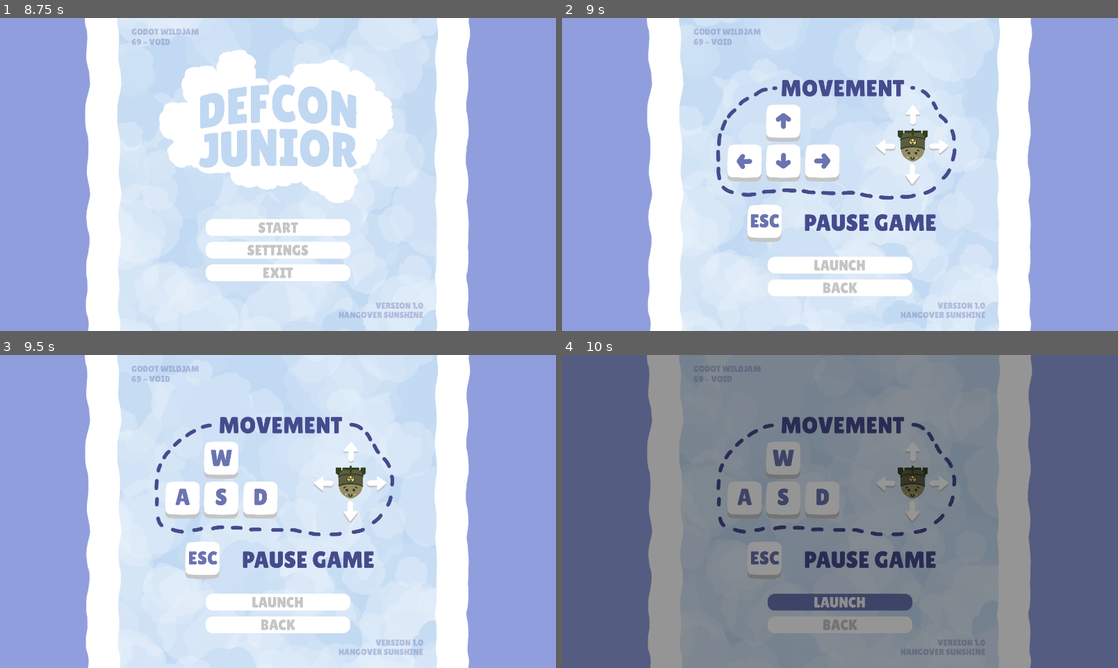
Above: before the commit, frames 1-4 (two rows, left to right).
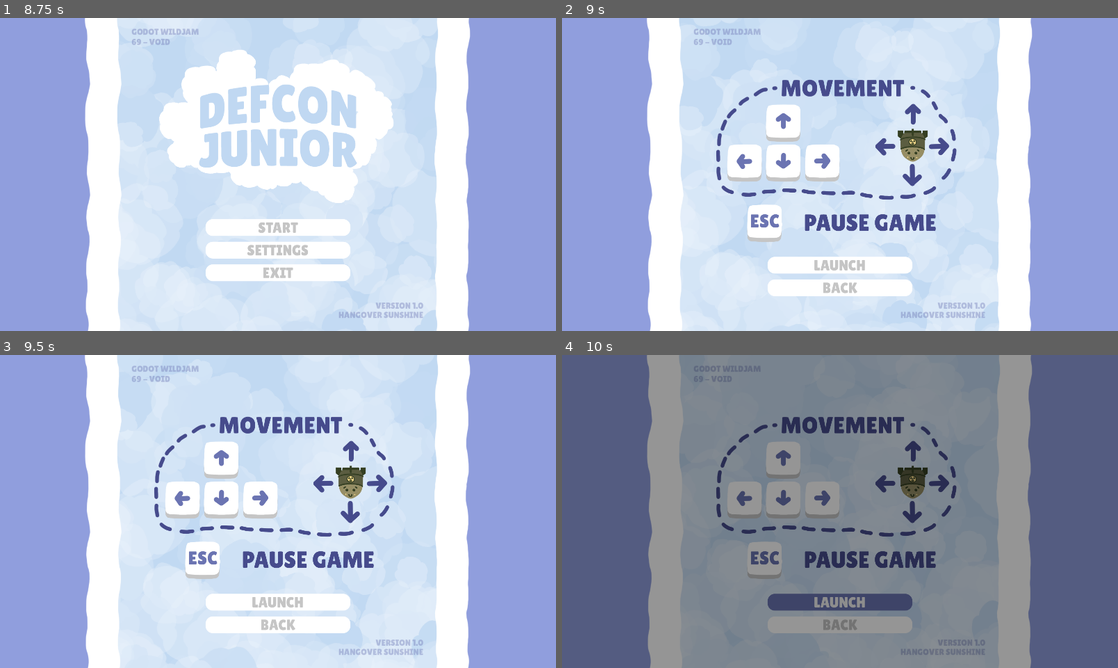
Above: after the commit, the same moments.

Repository: Hangover-Sunshine/DEFCON-JUNIOR
Game: Godot game, scene res://scenes/MainScene.tscn
Same seed, same stepped clock (60 frames per second), same inputs: the game is played once before the commit and once after it.
Inputs:
- Up to frame 1 (8.75 s): hold D (right) 0.53-1.28 s; tap Shift (dash) every 2.25 s from 0.6 to 7.35 s; hold S (down) 1.28-2.03 s; tap Space (fire) at 1.35, 5, 5.85 s; hold D (right) 2.03-2.78 s; tap Q (shield) at 2.1, 4.35, 6.6 s; tap Enter at 2.75, 3.5, 4.25, 7.25, 8 s; hold W (up) 2.78-3.53 s; hold Space (fire) 3.53-4.28 s; hold A (left) 3.53-5.03 s; hold S (down) 5.03-5.78 s; hold D (right) 5.78-6.53 s; hold W (up) 6.53-7.28 s; hold D (right) 7.28-8.03 s; hold S (down) from 8.03 s (still down); hold Space (fire) from 8.03 s (still down)
- Up to frame 2 (9 s): release S (down) at 8.75 s; release Space (fire) at 8.75 s; click "START" at 8.75 s
- Up to frame 3 (9.5 s): no input
- Up to frame 4 (10 s): click "LAUNCH" at 9.5 s

Frame 1 is identical in both runs. In frame 2, 0.5% of the frame differs, in the area x 34-70%, y 27-67%; in frame 3, 1.7%, in the area x 27-71%, y 21-67%; in frame 4, 1.6%.

Commit message:
Controls Update

Diff:
--- a/scenes/menus/menu_pregame.tscn
+++ b/scenes/menus/menu_pregame.tscn
@@ -7,8 +7,9 @@
 
 [sub_resource type="Animation" id="Animation_wd6a3"]
 resource_name = "Flash"
-length = 1.5
+length = 1.25
 loop_mode = 2
+step = 0.05
 tracks/0/type = "value"
 tracks/0/imported = false
 tracks/0/enabled = true
@@ -16,7 +17,7 @@
 tracks/0/interp = 1
 tracks/0/loop_wrap = true
 tracks/0/keys = {
-"times": PackedFloat32Array(0, 1.5),
+"times": PackedFloat32Array(0, 1.25),
 "transitions": PackedFloat32Array(1, 1),
 "update": 1,
 "values": [0, 1]
Binary file changed: assets/ui/main/Art_Controls.png
